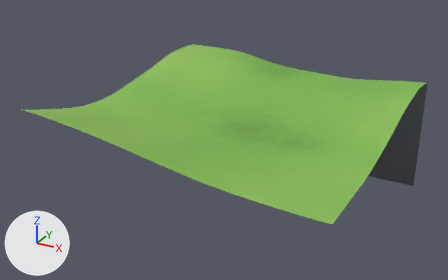
Before and after pictures for a commit that changed the glTF model exports/glb/terrain/terrain_r5_c1.glb.
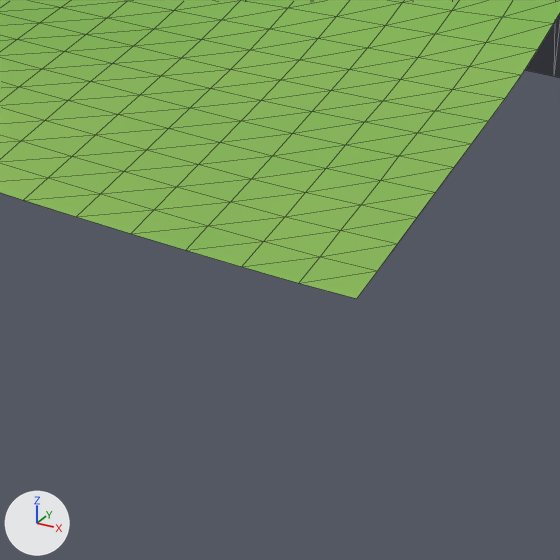
Old and new are each drawn whole from a 50 mm camera at (114.0, -223.7, 110.2) aimed at (-8.0, -1.8, -0.7) and again close up on the part from 57% to 84% of the width and 58% to 100% of the height. Every picture has the same lights, and +X, +Y and +Z are marked at lower left. The last two pictures show the newer version. The close-ups show mesh edges as thin lines. Vertices at exactly the same position are counted once.

Objects in the first close-up: 'terrain_r5_c1'.
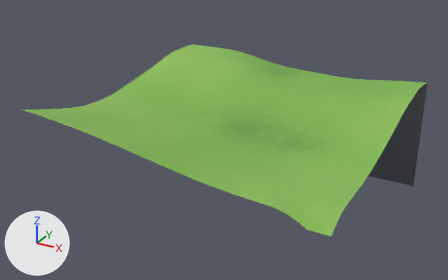
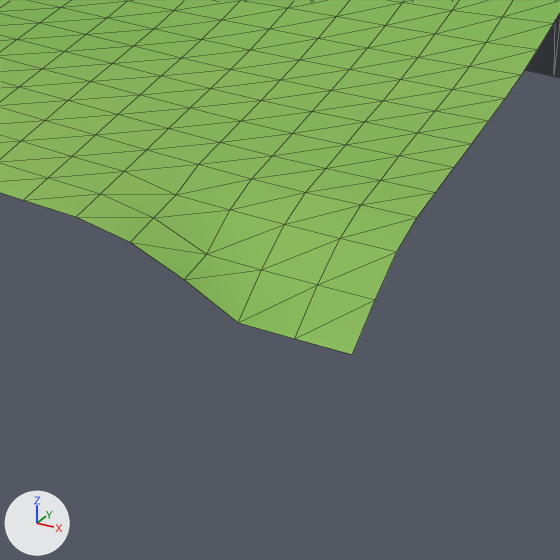
What changed in the scene script:
```text
Change me_terrain_r5_c1:
    where me_terrain_r5_c1.from_pydata(...)  # 1122 vertices, 2112 faces; spans x -64.0..64.0, y -64.0..64.0, z -36.0..24.2
    used by ob_terrain_r5_c1; location = (0.0, 0.0, 0.0)
    before: 30 (56.0, -64.0, 10.2) at pixel (241, 266), 31 (60.0, -64.0, 10.1) at pixel (298, 283), 32 (64.0, -64.0, 10.1) at pixel (356, 298), 61 (48.0, -60.0, 10.3) at pixel (154, 209), 62 (52.0, -60.0, 10.2) at pixel (208, 225)
    before: 63 (56.0, -60.0, 10.1) at pixel (263, 241), 64 (60.0, -60.0, 10.1) at pixel (320, 256), 65 (64.0, -60.0, 10.1) at pixel (377, 270), 94 (48.0, -56.0, 10.2) at pixel (176, 186), 95 (52.0, -56.0, 10.1) at pixel (230, 201)
    before: 96 (56.0, -56.0, 10.0) at pixel (285, 216), 97 (60.0, -56.0, 10.0) at pixel (340, 230), 98 (64.0, -56.0, 10.1) at pixel (397, 243)
    me_terrain_r5_c1 part 1
    add for i in [61, *range(94, 99)]: me_terrain_r5_c1.vertices[i].co += Vector((0.0, 0.0, -0.6))
    add for i in [*range(62, 66)]: me_terrain_r5_c1.vertices[i].co += Vector((0.0, 0.0, -2.2))
    add for i in [30, 31, 32]: me_terrain_r5_c1.vertices[i].co += Vector((0.0, 0.0, -4.3))
    me_terrain_r5_c1.vertices[28].co: (48.0, -64.0, 10.5) -> (48.0, -64.0, 9.8)  # pixel (130, 233) -> pixel (130, 242)
    me_terrain_r5_c1.vertices[29].co: (52.0, -64.0, 10.3) -> (52.0, -64.0, 8.1)  # pixel (185, 250) -> pixel (184, 279)
```

Changed parts and their boxes (x1, y1, x2, y2) in the close-ups (560 x 560 px; the box of a moved part takes in the faces that stretch with it):
'terrain_r5_c1', reshaped
    before: (0, 0, 560, 299)
    after: (0, 0, 560, 354)
part 1 of me_terrain_r5_c1, moved or reshaped
    before: (77, 164, 417, 299)
    after: (77, 164, 417, 354)
